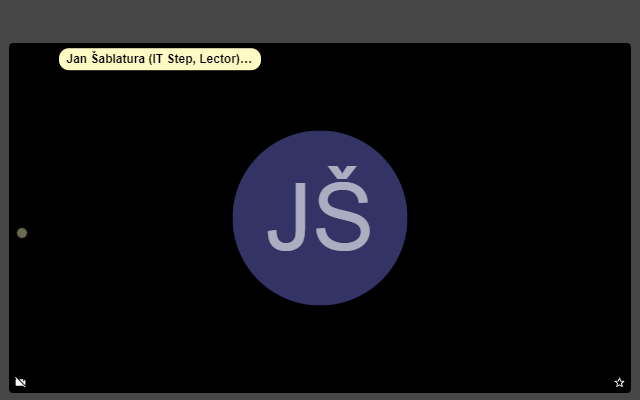
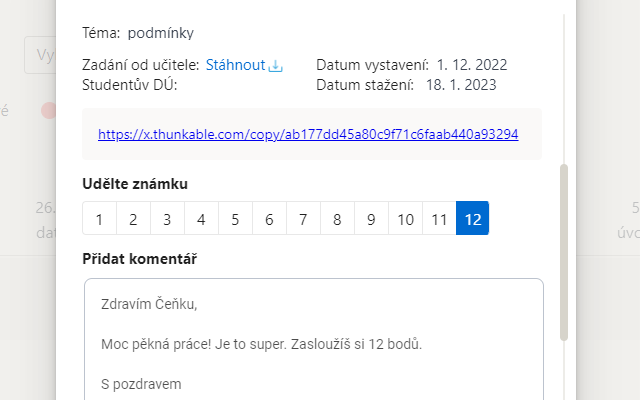
Layers edited between the first and the second (640, 400) image:
removed layer "Vrstva 3" over 0, 0, 640, 400
removed layer "Vrstva 2" over 0, 0, 640, 400
added layer "Vrstva 6" above "Vrstva 5" over 0, 0, 640, 400
added layer "Vrstva 5" above "Vrstva 4" over 0, 0, 640, 400
added layer "Vrstva 4" above "Pozadí" over 0, 0, 640, 400
